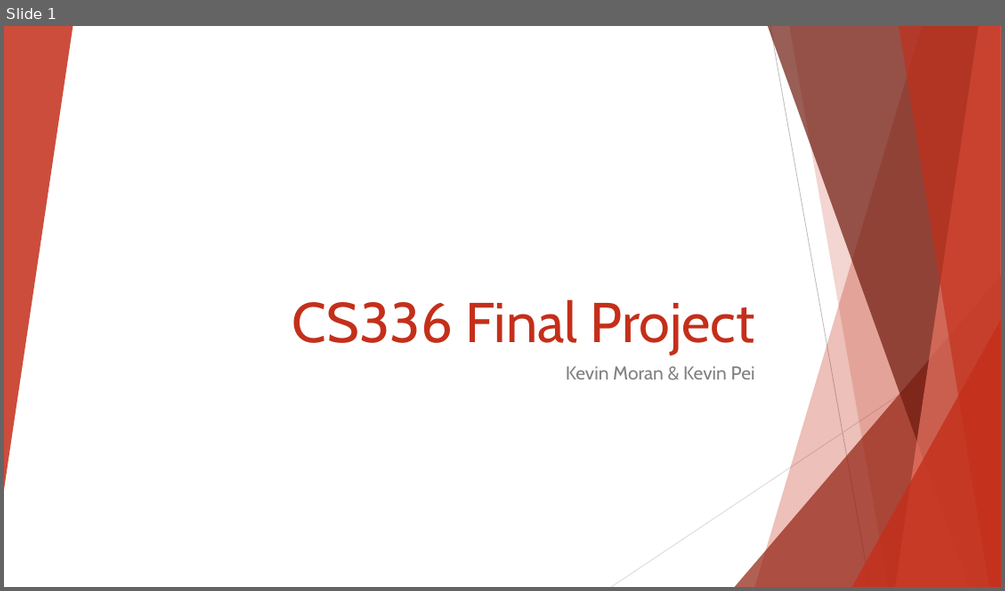
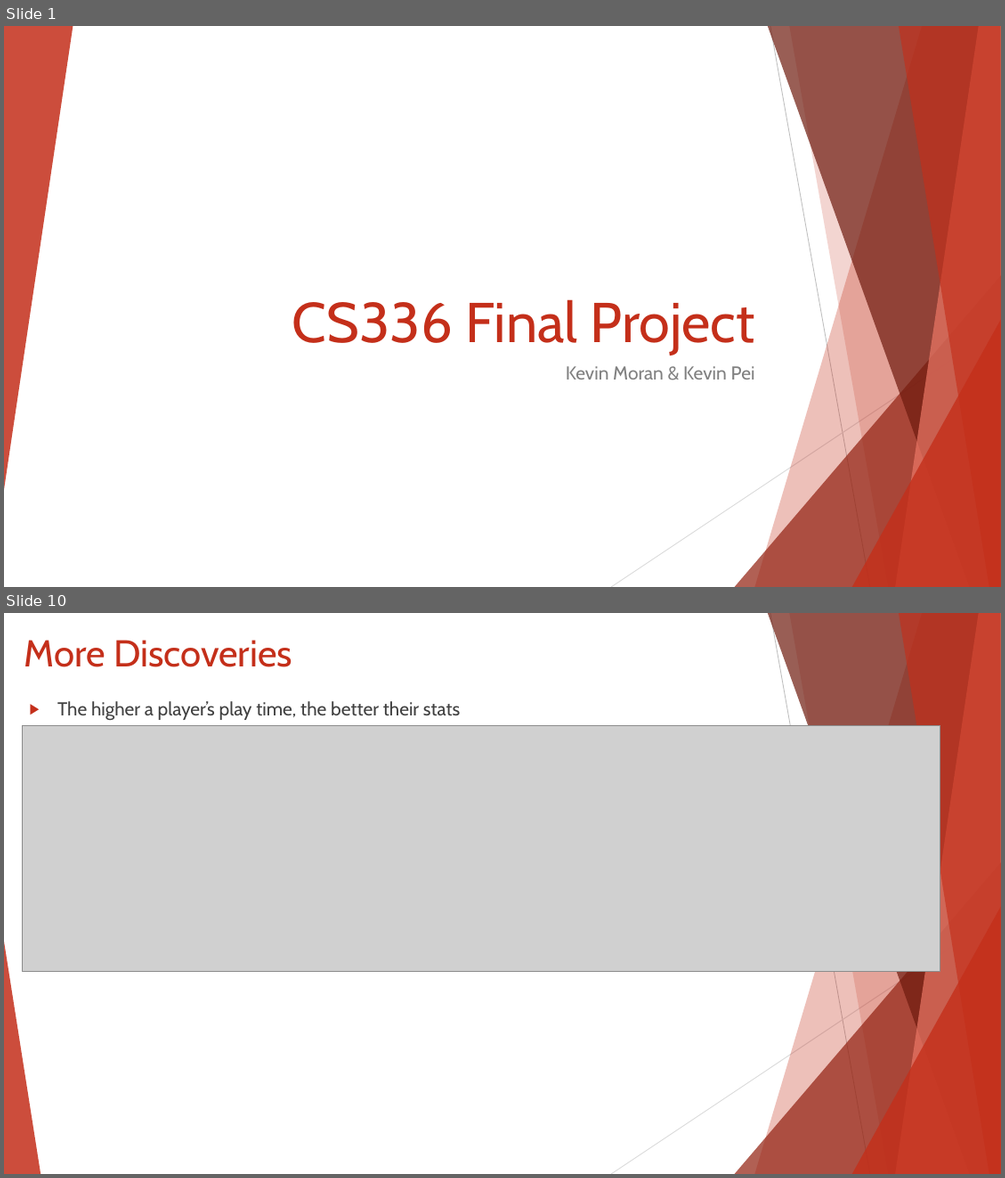
Before and after one commit to kevinpei/cs336finalproject, a slide deck: CS336 Final Project.pptx. Shown one above the other, each under a label of ours: slide 1 before the commit, slides 1 and 10 after it; the slides between them are not shown. The pictures are 1005x591 and 1005x1178 pixels, drawn with LibreOffice and Linux fonts; fonts in the diff are those of the drawing; grey boxes stand for pictures. Boxes give left, top, right and bottom in pixels: in the first picture for what was removed or moved away, otherwise in the second. Text is boxed around its words. In the diff, an @@ line names an element or a change of style, - is before the commit and + after.

```diff
--- a/CS336 Final Project.pptx
+++ b/CS336 Final Project.pptx
@@ slide 10 added at [4, 613, 1001, 1174], background #FFFFFF; not listed: 9 template elements that a slide beside it also shows @@
@@ title added at [24, 640, 292, 667], 36 pt, text #C42F1A @@
+More Discoveries
@@ text added at [57, 701, 460, 720], 18 pt, text #404040 @@
+▶ The higher a player’s play time, the better their stats
@@ picture added at [22, 725, 940, 971] @@
@@ triangle added at [4, 941, 40, 1174], fill #C42F1A at 85% opacity @@
```
Also in this commit, not shown: 2 slides changed, 8 other slides added, 1 slide removed, 18 other files.
